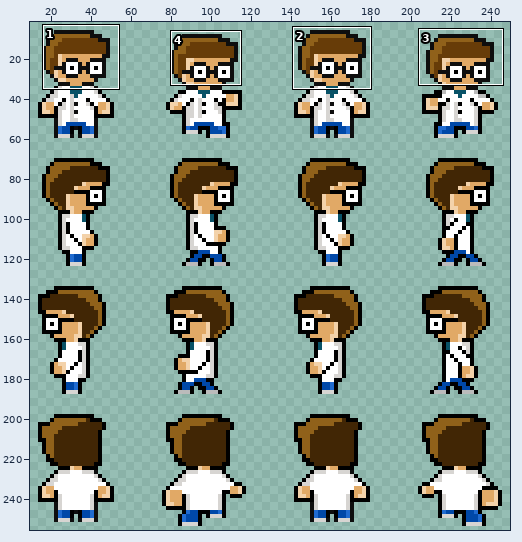
Two states of a sprite sheet, public/game/assets/lab-character-spritesheet-medium-white-eyes.png. Above: a wide view before the commit, with the close-up outlined.
Close-up. Before the edit:
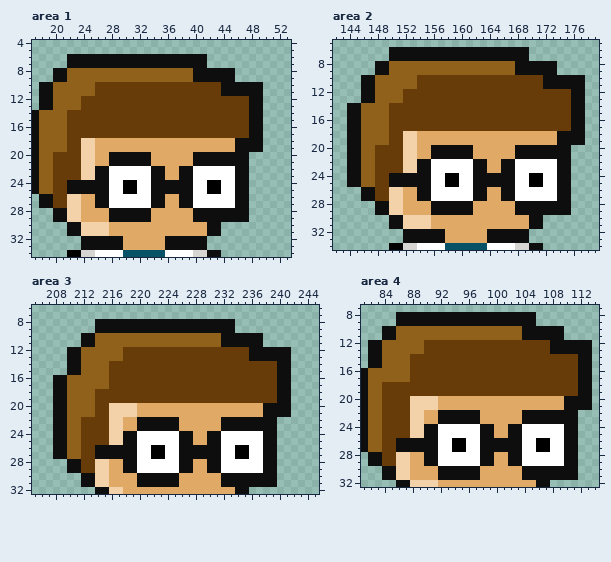
The file is 256x256 pixels. Colours within 5 levels of each other are drawn and written as one. Shown: area 1: x 17..53, y 4..34; area 2: x 142..179, y 5..34; area 3: x 205..245, y 6..32; area 4: x 81..114, y 7..32. The wide view leaves out empty margins. The commit also changed other parts of the picture, which this record leaves out.
The result:
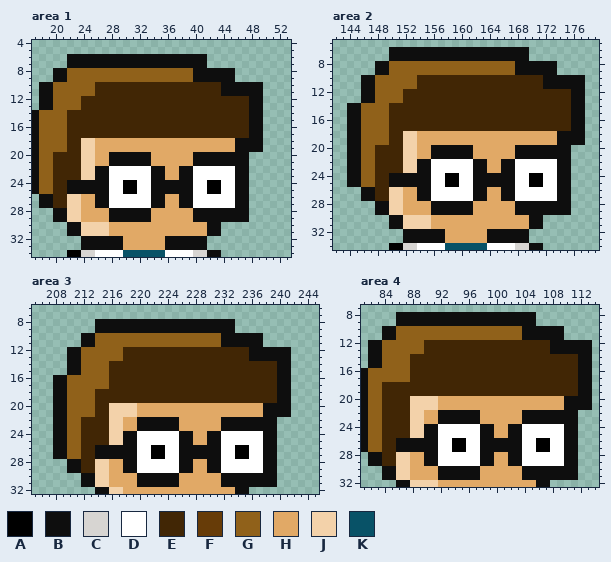
Palette (. is transparent): A #000000  B #0e0e0e  C #d7d5d2  D #ffffff  E #412605  F #673c08  G #90611a  H #e1a966  J #f3d2aa  K #085267
The exact change:
Changed rows in their new state; - is an unchanged pixel.
Area 1:
first column x 20:
10 ------EEEEEEEEEEEEEEEEEE----
11 ------EEEEEEEEEEEEEEEEEE----
12 ----EEEEEEEEEEEEEEEEEEEEEEEE
13 ----EEEEEEEEEEEEEEEEEEEEEEEE
14 --EEEEEEEEEEEEEEEEEEEEEEEEEE
15 --EEEEEEEEEEEEEEEEEEEEEEEEEE
16 --EEEEEEEEEEEEEEEEEEEEEEEEEE
17 --EEEEEEEEEEEEEEEEEEEEEEEEEE
18 --EE------------------------
19 --EE------------------------
20 EEEE------------------------
21 EEEE------------------------
22 EEEE------------------------
23 EEEE------------------------
24 EE--------------------------
25 EE--------------------------
26 EE--------------------------
27 EE--------------------------
Area 2:
first column x 148:
10 ------EEEEEEEEEEEEEEEEEE----
11 ------EEEEEEEEEEEEEEEEEE----
12 ----EEEEEEEEEEEEEEEEEEEEEEEE
13 ----EEEEEEEEEEEEEEEEEEEEEEEE
14 --EEEEEEEEEEEEEEEEEEEEEEEEEE
15 --EEEEEEEEEEEEEEEEEEEEEEEEEE
16 --EEEEEEEEEEEEEEEEEEEEEEEEEE
17 --EEEEEEEEEEEEEEEEEEEEEEEEEE
18 --EE------------------------
19 --EE------------------------
20 EEEE------------------------
21 EEEE------------------------
22 EEEE------------------------
23 EEEE------------------------
24 EE--------------------------
25 EE--------------------------
26 EE--------------------------
27 EE--------------------------
Area 3:
first column x 212:
12 ------EEEEEEEEEEEEEEEEEE----
13 ------EEEEEEEEEEEEEEEEEE----
14 ----EEEEEEEEEEEEEEEEEEEEEEEE
15 ----EEEEEEEEEEEEEEEEEEEEEEEE
16 ----EEEEEEEEEEEEEEEEEEEEEEEE
17 ----EEEEEEEEEEEEEEEEEEEEEEEE
18 --EEEEEEEEEEEEEEEEEEEEEEEEEE
19 --EEEEEEEEEEEEEEEEEEEEEEEEEE
20 --EE------------------------
21 --EE------------------------
22 EEEE------------------------
23 EEEE------------------------
24 EEEE------------------------
25 EEEE------------------------
26 EE--------------------------
27 EE--------------------------
28 EE--------------------------
29 EE--------------------------
Area 4:
first column x 84:
12 ------EEEEEEEEEEEEEEEEEE----
13 ------EEEEEEEEEEEEEEEEEE----
14 ----EEEEEEEEEEEEEEEEEEEEEEEE
15 ----EEEEEEEEEEEEEEEEEEEEEEEE
16 ----EEEEEEEEEEEEEEEEEEEEEEEE
17 ----EEEEEEEEEEEEEEEEEEEEEEEE
18 EEEEEEEEEEEEEEEEEEEEEEEEEEEE
19 EEEEEEEEEEEEEEEEEEEEEEEEEEEE
20 EEEE------------------------
21 EEEE------------------------
22 EEEE------------------------
23 EEEE------------------------
24 EEEE------------------------
25 EEEE------------------------
26 EE--------------------------
27 EE--------------------------
28 EE--------------------------
29 EE--------------------------
